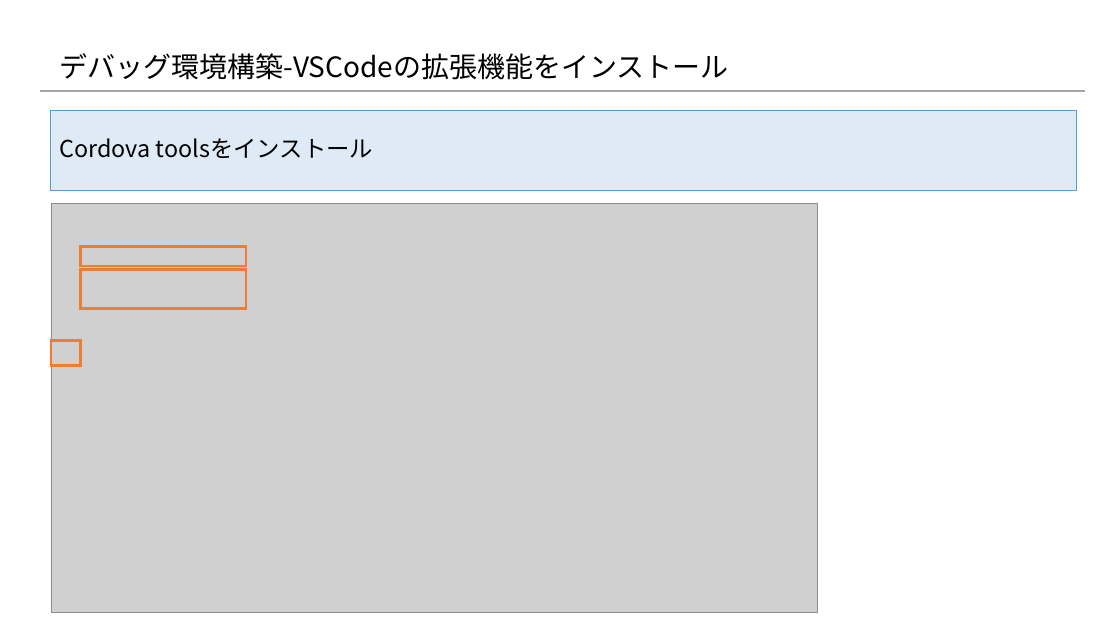
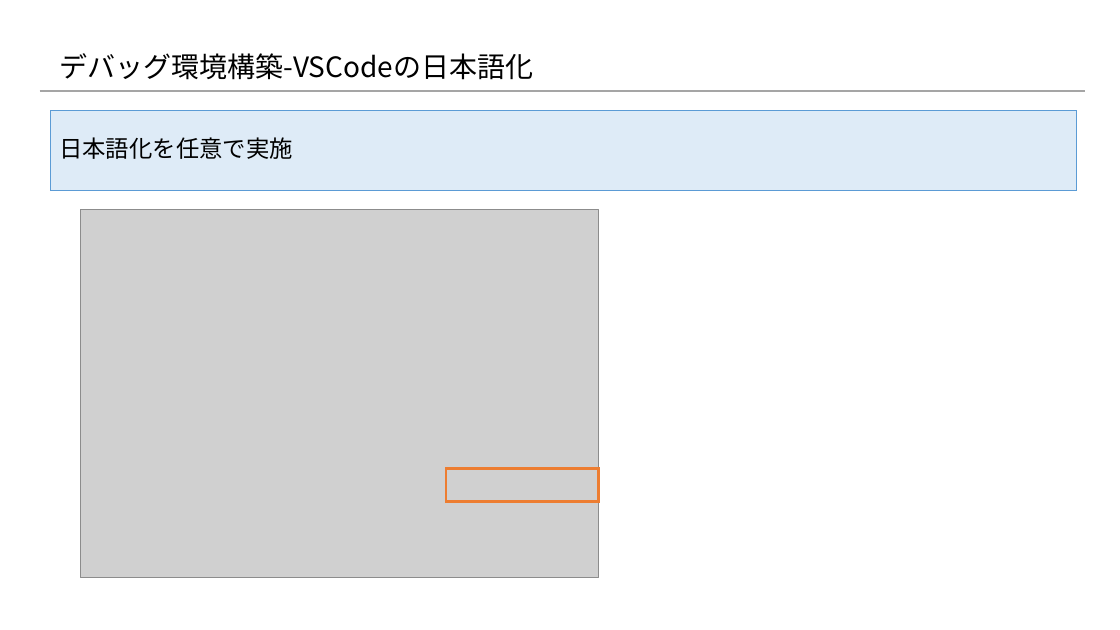
Before and after one commit to konnpeitoon/diary, a slide deck: slide 29 of doc/01_勉強会/01_勉強会資料/20180719_勉強会/02.資料/04_開発環境構築.pptx (slide 25 before the commit). Drawn at 1120x630 pixels with LibreOffice and Linux fonts; fonts in the diff are those of the drawing; grey boxes stand for pictures; background and template pictures are left out. Boxes give left, top, right and bottom in pixels: in the first picture for what was removed or moved away, otherwise in the second. Text is boxed around its words. In the diff, an @@ line names an element or a change of style, - is before the commit and + after.

Commit message:
VSCodeの手順を追加

```diff
--- a/doc/01_勉強会/01_勉強会資料/20180719_勉強会/02.資料/04_開発環境構築.pptx
+++ b/doc/01_勉強会/01_勉強会資料/20180719_勉強会/02.資料/04_開発環境構築.pptx
@@ title at <box>59,53,533,80</box>: text changed @@
-デバッグ環境構築-VSCodeの拡張機能をインストール
+デバッグ環境構築-VSCodeの日本語化
@@ text in rectangle at <box>59,137,293,159</box>: text changed @@
-Cordova toolsをインストール
+日本語化を任意で実施
@@ picture: place and size @@
-picture at <box>51,204,818,613</box>
+picture at <box>81,209,599,578</box>
@@ rectangle removed at <box>81,246,246,266</box> @@
@@ rectangle removed at <box>51,341,81,365</box> @@
@@ rectangle: place and size @@
-rectangle at <box>81,270,246,308</box>
+rectangle at <box>446,469,599,502</box>
```
Also in this commit, not shown: 1 other slide changed, 4 slides added.
